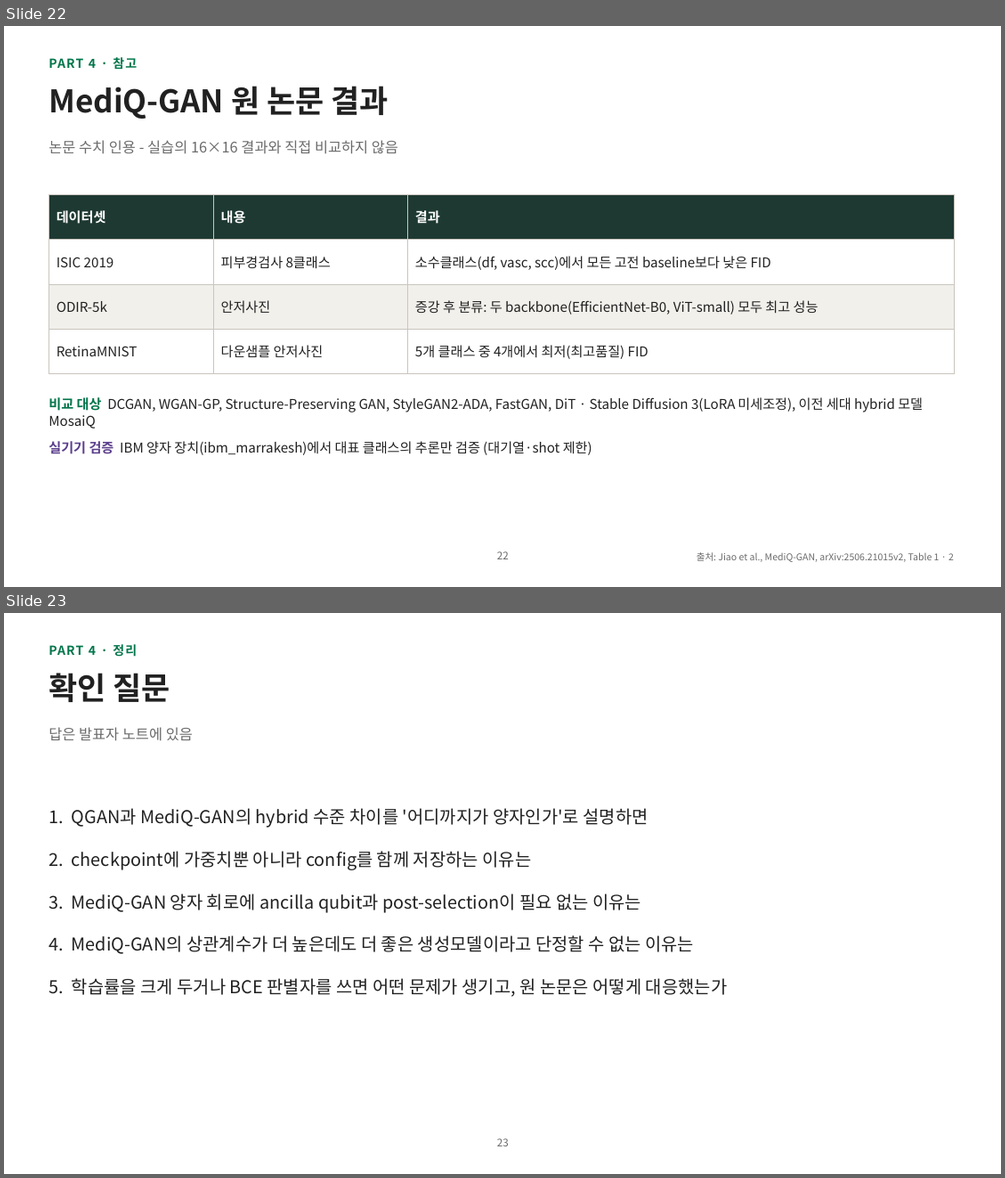
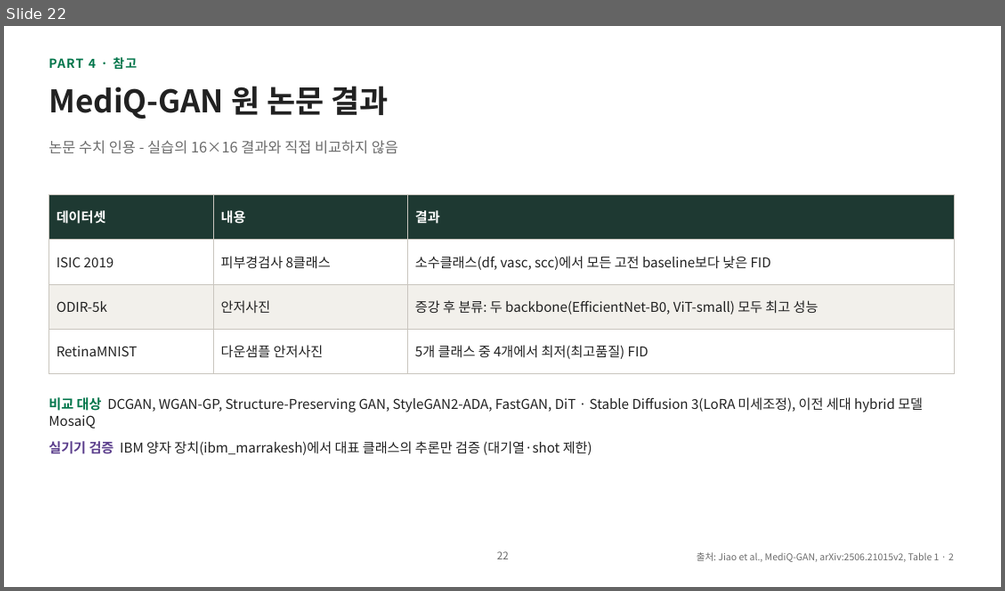
Before and after one commit to hyunhp/skin_disease_qml, a slide deck: practice/day3_slides/day3_practice_slides.pptx. Shown one above the other, each under a label of ours: slides 22 and 23 before the commit, slide 22 after it. The pictures are 1005x1178 and 1005x591 pixels, drawn with LibreOffice and Linux fonts; fonts in the diff are those of the drawing. Boxes give left, top, right and bottom in pixels: in the first picture for what was removed or moved away, otherwise in the second. Text is boxed around its words. In the diff, an @@ line names an element or a change of style, - is before the commit and + after.

```diff
--- a/practice/day3_slides/day3_practice_slides.pptx
+++ b/practice/day3_slides/day3_practice_slides.pptx
@@ slide 23 removed at [4, 613, 1001, 1174], background #FFFFFF @@
@@ text removed at [48, 644, 137, 657] @@
-PART 4 · 정리
@@ title removed at [48, 673, 170, 702] @@
-확인 질문
@@ text removed at [48, 727, 193, 741] @@
-답은 발표자 노트에 있음
@@ text removed at [48, 808, 727, 997] @@
-1. QGAN과 MediQ-GAN의 hybrid 수준 차이를 '어디까지가 양자인가'로 설명하면
-2. checkpoint에 가중치뿐 아니라 config를 함께 저장하는 이유는
-3. MediQ-GAN 양자 회로에 ancilla qubit과 post-selection이 필요 없는 이유는
-4. MediQ-GAN의 상관계수가 더 높은데도 더 좋은 생성모델이라고 단정할 수 없는 이유는
-5. 학습률을 크게 두거나 BCE 판별자를 쓰면 어떤 문제가 생기고, 원 논문은 어떻게 대응했는가
@@ page number removed at [497, 1138, 509, 1146] @@
-23
```
Also in this commit, not shown: 7 slides changed, 1 slide added, 1 other slide removed, 10 other files.
